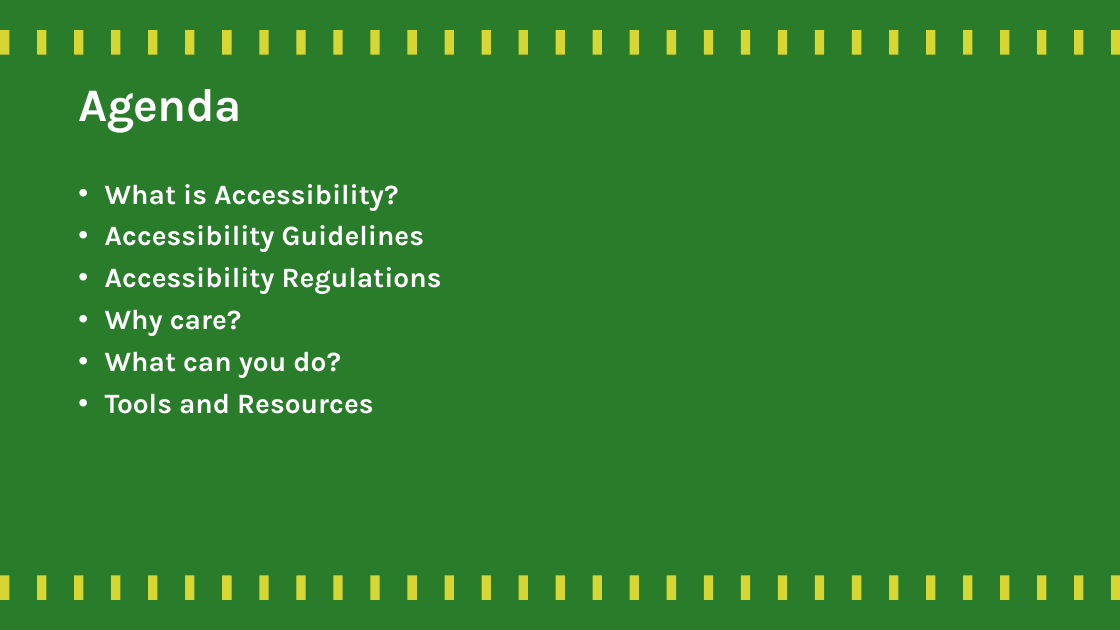
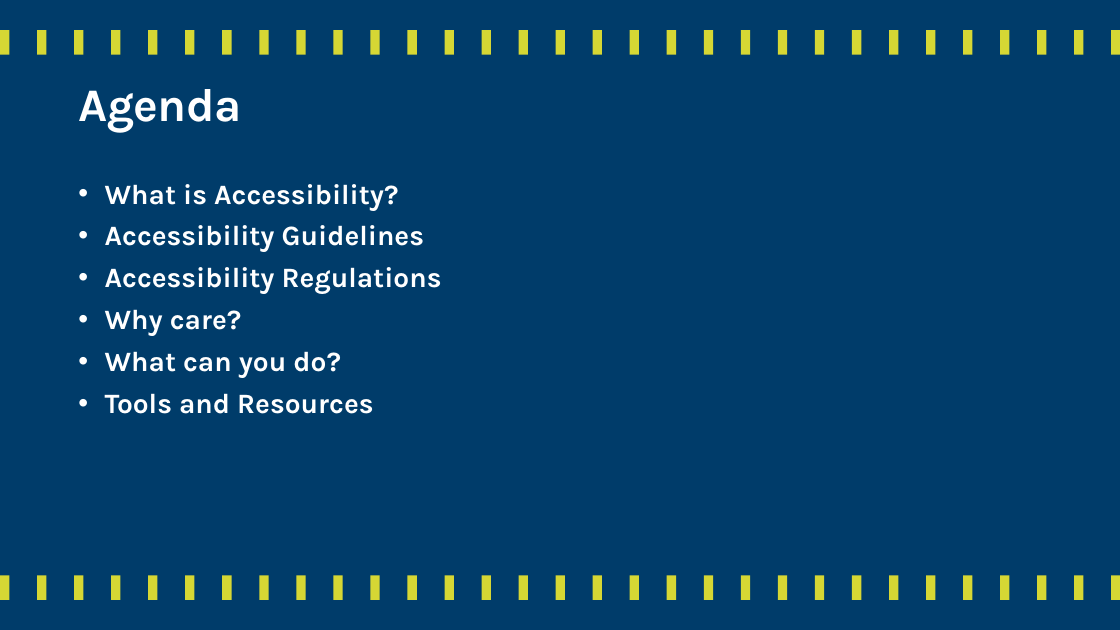
Before and after one commit to CorgiDev/A11y-Materials, a slide deck: slide 4 of Presentations/2025/Introduction to Accessibility.pptx (slide 3 before the commit). Drawn at 1120x630 pixels with LibreOffice and Linux fonts; fonts in the diff are those of the drawing. Boxes give left, top, right and bottom in pixels: in the first picture for what was removed or moved away, otherwise in the second. Text is boxed around its words. In the diff, an @@ line names an element or a change of style, - is before the commit and + after.

```diff
--- a/Presentations/2025/Introduction to Accessibility.pptx
+++ b/Presentations/2025/Introduction to Accessibility.pptx
@@ background #297C2A to #003C6A @@
```
Also in this commit, not shown: 2 other slides changed, 1 slide added.
